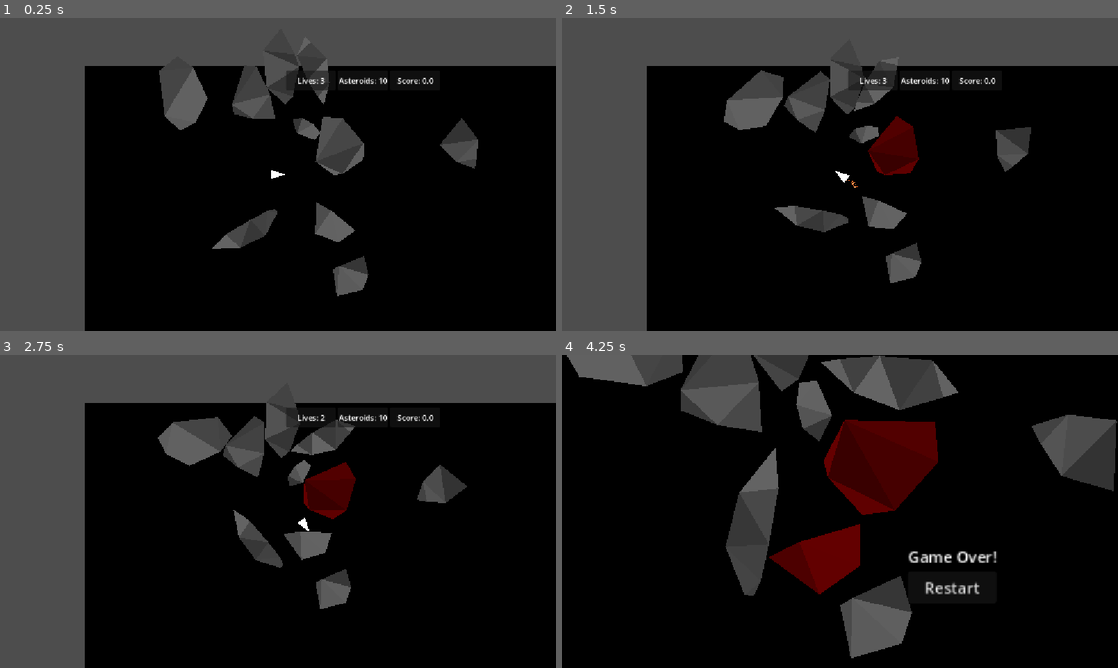
Above: before the commit, frames 1-4 (two rows, left to right).
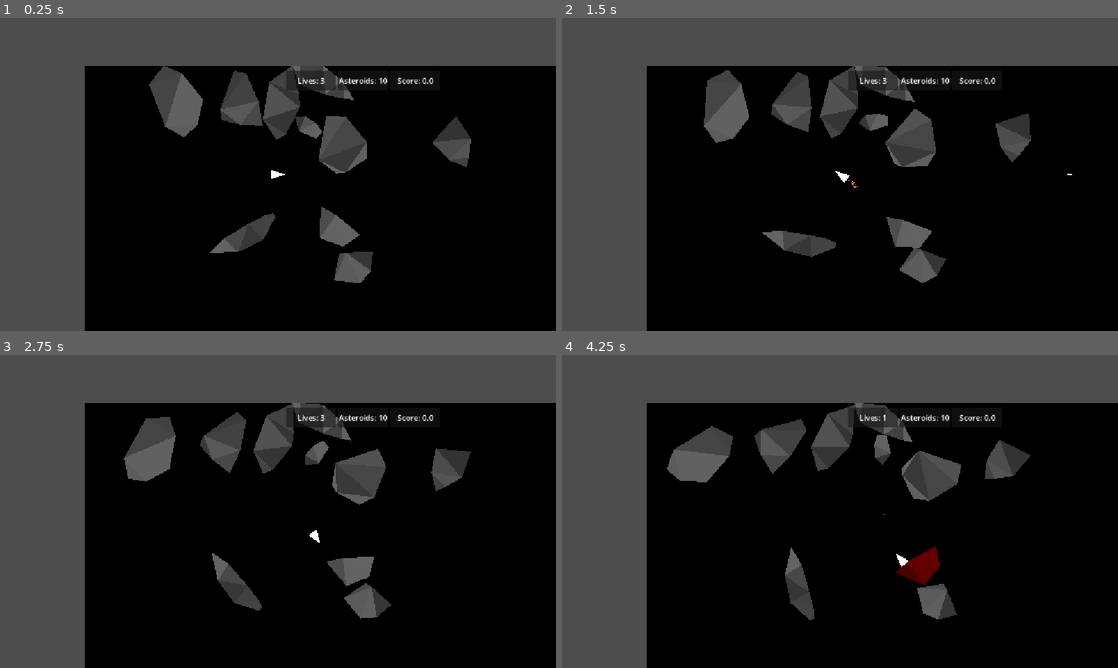
Above: after the commit, the same moments.

Repository: ProudFridge/Asteroids
Game: Godot game, scene res://scenes/game/game.tscn
Two runs of this game, one before a commit and one after it. Both use one fixed random seed, a clock stepped at 60 frames per second and the inputs below.
Inputs (mouse positions are in pixels of both pictures, inside the frame that each line leads up to):
- Up to frame 1 (0.25 s): no input
- Up to frame 2 (1.5 s): tap Enter at 0.5 s; move the mouse to (962, 158) at 0.52 s; hold D (turn_right) 0.53-1.28 s; hold Space (shoot) 0.53-1.28 s; click (962, 158) at 0.67 s; move the mouse to (728, 190) at 1.27 s; hold S (backwards) from 1.28 s (still down); tap Alt at 1.35 s
- Up to frame 3 (2.75 s): move the mouse to (333, 442) at 2.02 s; release S (backwards) at 2.03 s; hold D (turn_right) from 2.03 s (still down); tap Shift at 2.1 s
- Up to frame 4 (4.25 s): move the mouse to (812, 574) at 2.77 s; release D (turn_right) at 2.78 s; hold W (forwards) 2.78-3.53 s; tap Space (shoot) at 2.85 s; click (812, 574) at 2.92 s; move the mouse to (1006, 558) at 3.52 s; hold A (turn_left) from 3.53 s (still down); tap Alt at 3.6 s

The runs differ from the first frame. In frame 1, 4.4% of the frame differs, in the area x 26-86%, y 10-89%; in frame 2, 9.7%; in frame 3, 11%; in frame 4, 43%, in the area x 0-100%, y 0-100%.

Commit message:
Limit the area where the asteroids can move

Diff:
--- /dev/null
+++ b/scenes/game/game.gd
@@ -0,0 +1,22 @@
+extends Node
+
+@onready var left: CollisionShape2D = $Bounds/Left
+@onready var right: CollisionShape2D = $Bounds/Right
+@onready var top: CollisionShape2D = $Bounds/Top
+@onready var bottom: CollisionShape2D = $Bounds/Bottom
+
+# Called when the node enters the scene tree for the first time.
+func _ready() -> void:
+	left.position = Vector2(0,0)
+	right.position = Vector2(Global.windowSize.x, 0)
+	top.position = Vector2(0,0)
+	bottom.position = Vector2(0, Global.windowSize.y)
+
+	left.rotate(PI / 2)
+	right.rotate(-PI / 2)
+	top.rotate(PI)
+
+
+# Called every frame. 'delta' is the elapsed time since the previous frame.
+func _process(delta: float) -> void:
+	pass
--- a/scenes/game/game.tscn
+++ b/scenes/game/game.tscn
@@ -1,5 +1,6 @@
 [gd_scene format=3 uid="uid://dobdvgut8dbsl"]
 
+[ext_resource type="Script" uid="uid://cthkf4wvev651" path="res://scenes/game/game.gd" id="1_kp23o"]
 [ext_resource type="PackedScene" uid="uid://s0kngucv0cnl" path="res://scenes/player/player.tscn" id="1_sul5r"]
 [ext_resource type="Script" uid="uid://5htph50fyjch" path="res://scenes/game/camera_2d.gd" id="2_7h61r"]
 [ext_resource type="PackedScene" uid="uid://dh2eakv6ikta5" path="res://scenes/managers/asteroid_manager/asteroid_manager.tscn" id="4_kelw5"]
@@ -11,9 +12,18 @@
 [ext_resource type="Script" uid="uid://cee4rwhwt2xod" path="res://scenes/game/ui/game_won_container.gd" id="11_5jirj"]
 [ext_resource type="Script" uid="uid://dctwnixmnew4n" path="res://scenes/game/ui/game_over_container.gd" id="11_kp23o"]
 
+[sub_resource type="WorldBoundaryShape2D" id="WorldBoundaryShape2D_ohdgn"]
+
+[sub_resource type="WorldBoundaryShape2D" id="WorldBoundaryShape2D_2tmx8"]
+
+[sub_resource type="WorldBoundaryShape2D" id="WorldBoundaryShape2D_yrxbg"]
+
+[sub_resource type="WorldBoundaryShape2D" id="WorldBoundaryShape2D_anm2o"]
+
 [sub_resource type="LabelSettings" id="LabelSettings_0sr1o"]
 
 [node name="Game" type="Node" unique_id=324886737]
+script = ExtResource("1_kp23o")
 
 [node name="Camera2D" type="Camera2D" parent="." unique_id=863287189 node_paths=PackedStringArray("player", "gameManager")]
 script = ExtResource("2_7h61r")
@@ -21,6 +31,20 @@
 gameManager = NodePath("../Managers/GameManager")
 
 [node name="Player" parent="." unique_id=2088811554 instance=ExtResource("1_sul5r")]
+
+[node name="Bounds" type="StaticBody2D" parent="." unique_id=335364591]
+
+[node name="Left" type="CollisionShape2D" parent="Bounds" unique_id=2103307325]
+shape = SubResource("WorldBoundaryShape2D_ohdgn")
+
+[node name="Right" type="CollisionShape2D" parent="Bounds" unique_id=692631492]
+shape = SubResource("WorldBoundaryShape2D_2tmx8")
+
+[node name="Top" type="CollisionShape2D" parent="Bounds" unique_id=246738801]
+shape = SubResource("WorldBoundaryShape2D_yrxbg")
+
+[node name="Bottom" type="CollisionShape2D" parent="Bounds" unique_id=1946020008]
+shape = SubResource("WorldBoundaryShape2D_anm2o")
 
 [node name="Managers" type="Node" parent="." unique_id=1491249176]
 
--- a/scenes/managers/asteroid_manager/asteroid_manager.gd
+++ b/scenes/managers/asteroid_manager/asteroid_manager.gd
@@ -29,7 +29,7 @@
 
 		asteroid.position = position
 		asteroid.angular_velocity = randf_range(-1, 1)
-		asteroid.linear_velocity = (Vector2(Global.windowSize / 2) - position).normalized() * randf_range(10, 30)
+		asteroid.linear_velocity = -(Vector2(Global.windowSize / 2) - position).normalized() * randf_range(10, 30)
 
 		add_child(asteroid)
 		asteroid_added.emit()
--- a/scenes/player/player.gd
+++ b/scenes/player/player.gd
@@ -56,18 +56,20 @@
 				die()
 			damage_timer.start()
 
-	# Makes sure the player doens't get outside the window
-	if position.x > viewportSize.x:
-		position.x = 0
+		var collisionPosition: Vector2 = collision.get_position()
 
-	if position.x < 0:
-		position.x = viewportSize.x
+		# Makes sure the player doens't get outside the window
+		if collisionPosition.x >= viewportSize.x:
+			position.x = 0
 
-	if position.y > viewportSize.y:
-		position.y = 0
+		if collisionPosition.x <= 0:
+			position.x = viewportSize.x
 
-	if position.y < 0:
-		position.y = viewportSize.y
+		if collisionPosition.y >= viewportSize.y:
+			position.y = 0
+
+		if collisionPosition.y <= 0:
+			position.y = viewportSize.y
 
 
 func die() -> void:
Not shown, added: scenes/game/game.gd.uid
